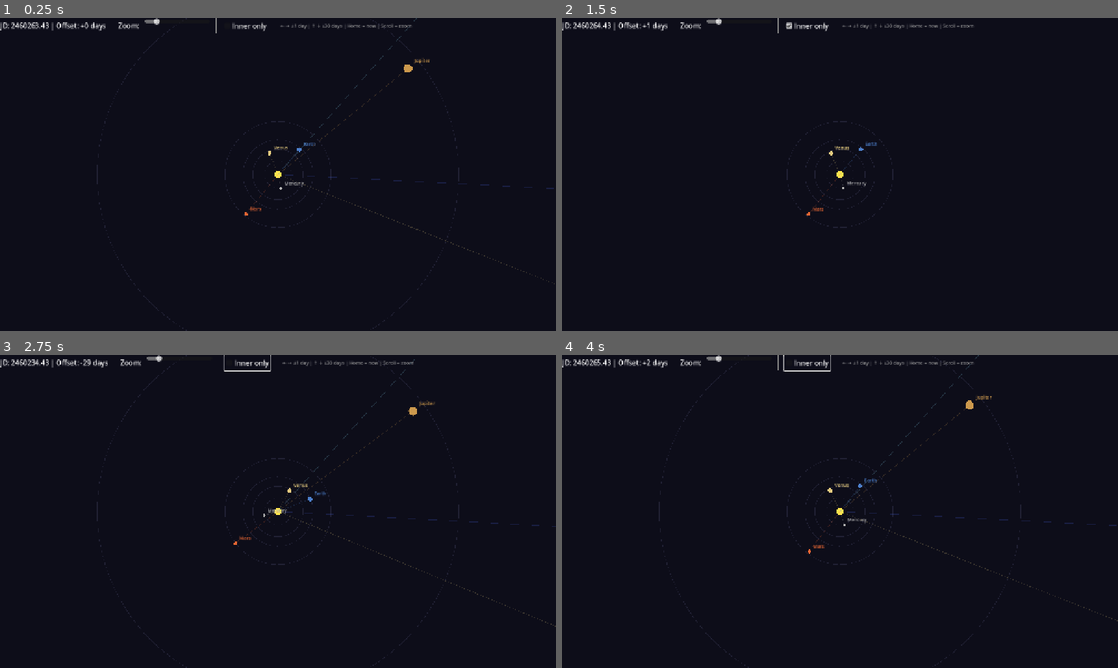
Above: before the commit, frames 1-4 (two rows, left to right).
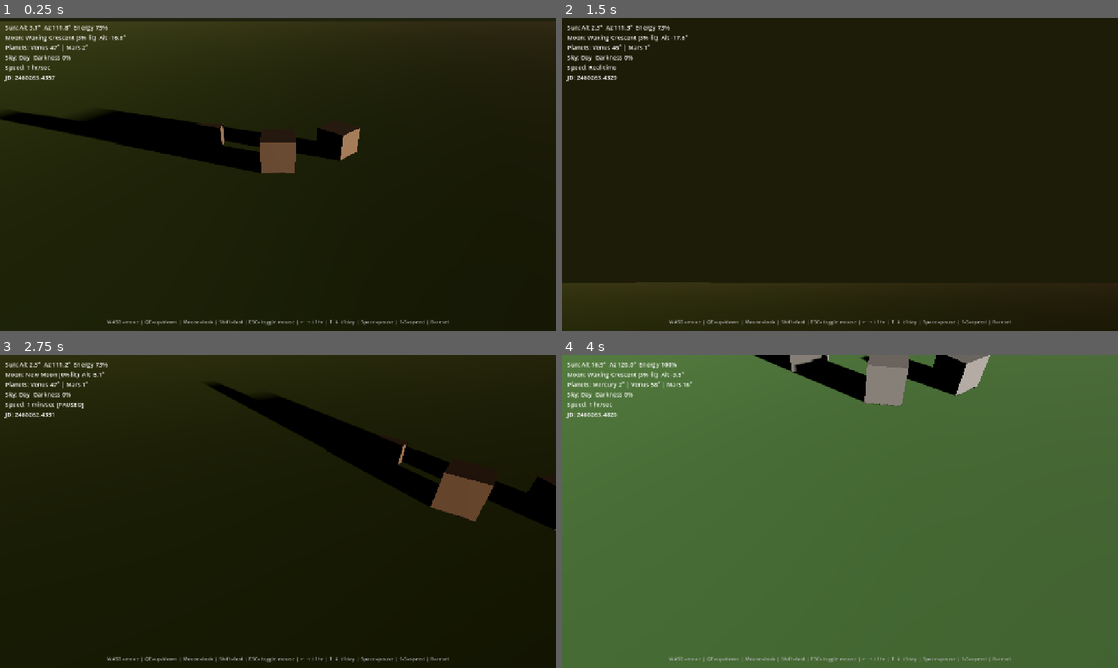
Above: after the commit, the same moments.

Repository: roboking123/godot-astronomy
Game: Godot game, scene res://demo/day_night_demo.tscn
Two runs of this game, one before a commit and one after it. Both use one fixed random seed, a clock stepped at 60 frames per second and the inputs below. Before the commit the project starts from res://demo/solar_system_view.tscn.
Inputs (mouse positions are in pixels of both pictures, inside the frame that each line leads up to):
- Up to frame 1 (0.25 s): no input
- Up to frame 2 (1.5 s): tap Enter at 0.5 s; hold Right 0.53-1.25 s; tap R at 0.6 s; click (840, 174) at 0.67 s; tap Space at 0.77, 1.07 s; tap 1 at 0.8 s; click (806, 24) at 1.25 s, where only the run before the commit has a clickable "Inner only"
- Up to frame 3 (2.75 s): tap Space at 2, 2.27, 2.57 s; move the mouse to (166, 527) at 2.02 s; hold Down from 2.03 s (still down); tap 1 at 2.1 s; click (166, 527) at 2.17 s; tap 2 at 2.3 s
- Up to frame 4 (4 s): move the mouse to (895, 442) at 2.77 s; release Down at 2.78 s; hold Right 2.78-3.53 s; tap 2 at 2.85 s; click (895, 442) at 2.92 s; tap 3 at 3.05, 3.6 s; tap Enter at 3.5 s; move the mouse to (812, 574) at 3.52 s; hold Up from 3.53 s (still down); click (812, 574) at 3.67 s; tap Space at 3.77 s; tap 4 at 3.8 s

The runs differ from the first frame. In frame 1, 30% of the frame differs, in the area x 0-100%, y 0-100%; in frame 2, 11%; in frame 3, 17%; in frame 4, 100%.

Commit message:
Feat: 3D 日夜循環 demo + 天體視覺化
- 新增 day_night_demo 場景：自由鏡頭、太陽/月亮/行星視覺化
- 天空色用瑞利散射查找表（參考 Sky3D Preetham 模型）
- 太陽/月亮用 billboard shader 圓盤，行星用光點
- 月亮亮度跟隨月相變化
- 地面 2000x2000 延伸到地平線
- 清理 test.tscn 垃圾檔案

Co-Authored-By: Claude Opus 4.6 <noreply@anthropic.com>

Diff:
--- /dev/null
+++ b/demo/day_night_demo.gd
@@ -0,0 +1,326 @@
+extends Node3D
+## 3D Day/Night demo — shows CelestialBody driving sun and moon lights in real time.
+## Controls: ← → ±1 hour, ↑ ↓ ±1 day, Space = pause, 1-5 = time scale, R = reset
+
+@onready var celestial: CelestialBody = $CelestialBody
+@onready var info_label: Label = $UI/InfoLabel
+@onready var help_label: Label = $UI/HelpLabel
+@onready var environment: WorldEnvironment = $WorldEnvironment
+@onready var camera: Camera3D = $Camera3D
+
+var _time_scales: Array[float] = [1.0, 60.0, 600.0, 3600.0, 86400.0]
+var _scale_names: Array[String] = ["Real-time", "1 min/sec", "10 min/sec", "1 hr/sec", "1 day/sec"]
+var _current_scale_idx: int = 3
+
+# 瑞利散射預計算天空色查找表（64 格，太陽高度 -18°~90°）
+var _sky_lut: PackedColorArray
+
+# 自由鏡頭
+var _mouse_captured: bool = false
+var _cam_yaw: float = 0.0
+var _cam_pitch: float = -20.0
+const CAM_SPEED: float = 10.0
+const CAM_SENSITIVITY: float = 0.15
+const CELESTIAL_DIST: float = 800.0
+
+var _sun_mesh: MeshInstance3D
+var _moon_mesh: MeshInstance3D
+var _moon_mat: ShaderMaterial
+var _planet_meshes: Dictionary = {}  # name → MeshInstance3D
+var _planet_mats: Dictionary = {}    # name → ShaderMaterial
+
+
+func _ready() -> void:
+	_sky_lut = _bake_sky_lut()
+	celestial.time_scale = _time_scales[_current_scale_idx]
+	celestial.use_system_time = true
+	help_label.text = "WASD=move | QE=up/down | Mouse=look | Shift=fast | ESC=toggle mouse | ← → ±1hr | ↑ ↓ ±1day | Space=pause | 1-5=speed | R=reset"
+
+	celestial.sunrise.connect(func() -> void: _flash_message("Sunrise"))
+	celestial.sunset.connect(func() -> void: _flash_message("Sunset"))
+
+	# 鏡頭初始朝向
+	var cam_rot: Vector3 = camera.rotation_degrees
+	_cam_yaw = cam_rot.y
+	_cam_pitch = cam_rot.x
+	Input.mouse_mode = Input.MOUSE_MODE_CAPTURED
+	_mouse_captured = true
+
+	_sun_mesh = _create_disc("res://demo/sun_disc.gdshader", 60.0)
+	var result: Array = _create_disc_with_mat("res://demo/moon_disc.gdshader", 30.0)
+	_moon_mesh = result[0] as MeshInstance3D
+	_moon_mat = result[1] as ShaderMaterial
+
+	celestial.compute_planets = true
+	var planet_colors: Dictionary = {
+		"Mercury": Color(0.8, 0.75, 0.7),
+		"Venus": Color(1.0, 0.95, 0.8),
+		"Mars": Color(1.0, 0.6, 0.4),
+		"Jupiter": Color(0.9, 0.85, 0.7),
+		"Saturn": Color(0.95, 0.9, 0.6),
+		"Uranus": Color(0.6, 0.85, 0.9),
+		"Neptune": Color(0.5, 0.6, 1.0),
+	}
+	for pname: String in planet_colors:
+		var pr: Array = _create_disc_with_mat("res://demo/star_point.gdshader", 6.0)
+		var mesh: MeshInstance3D = pr[0] as MeshInstance3D
+		var mat: ShaderMaterial = pr[1] as ShaderMaterial
+		mat.set_shader_parameter("star_color", planet_colors[pname])
+		mat.set_shader_parameter("brightness", 2.5 if pname == "Venus" else 1.5)
+		mesh.visible = false
+		_planet_meshes[pname] = mesh
+		_planet_mats[pname] = mat
+
+
+func _process(delta: float) -> void:
+	_move_camera(delta)
+	_update_celestial_meshes()
+	_update_info()
+	_update_sky_color()
+
+
+func _unhandled_input(event: InputEvent) -> void:
+	# 滑鼠視角
+	if event is InputEventMouseMotion and _mouse_captured:
+		var motion: InputEventMouseMotion = event as InputEventMouseMotion
+		_cam_yaw -= motion.relative.x * CAM_SENSITIVITY
+		_cam_pitch = clampf(_cam_pitch - motion.relative.y * CAM_SENSITIVITY, -89.0, 89.0)
+		camera.rotation_degrees = Vector3(_cam_pitch, _cam_yaw, 0.0)
+
+	if event is InputEventKey and event.pressed:
+		match (event as InputEventKey).keycode:
+			KEY_ESCAPE:
+				_mouse_captured = not _mouse_captured
+				Input.mouse_mode = Input.MOUSE_MODE_CAPTURED if _mouse_captured else Input.MOUSE_MODE_VISIBLE
+			KEY_LEFT:
+				celestial.advance_time(-1.0 / 24.0)
+			KEY_RIGHT:
+				celestial.advance_time(1.0 / 24.0)
+			KEY_DOWN:
+				celestial.advance_time(-1.0)
+			KEY_UP:
+				celestial.advance_time(1.0)
+			KEY_SPACE:
+				celestial.paused = not celestial.paused
+			KEY_R:
+				celestial._elapsed_days = 0.0
+				celestial.use_system_time = true
+			KEY_1:
+				_set_scale(0)
+			KEY_2:
+				_set_scale(1)
+			KEY_3:
+				_set_scale(2)
+			KEY_4:
+				_set_scale(3)
+			KEY_5:
+				_set_scale(4)
+
+
+func _move_camera(delta: float) -> void:
+	if not _mouse_captured:
+		return
+	var dir: Vector3 = Vector3.ZERO
+	if Input.is_key_pressed(KEY_W): dir -= camera.basis.z
+	if Input.is_key_pressed(KEY_S): dir += camera.basis.z
+	if Input.is_key_pressed(KEY_A): dir -= camera.basis.x
+	if Input.is_key_pressed(KEY_D): dir += camera.basis.x
+	if Input.is_key_pressed(KEY_E): dir += Vector3.UP
+	if Input.is_key_pressed(KEY_Q): dir += Vector3.DOWN
+	if dir.length_squared() > 0.0:
+		var speed: float = CAM_SPEED * (3.0 if Input.is_key_pressed(KEY_SHIFT) else 1.0)
+		camera.position += dir.normalized() * speed * delta
+
+
+func _create_disc(shader_path: String, size: float) -> MeshInstance3D:
+	var result: Array = _create_disc_with_mat(shader_path, size)
+	return result[0] as MeshInstance3D
+
+
+func _create_disc_with_mat(shader_path: String, size: float) -> Array:
+	var mesh_inst: MeshInstance3D = MeshInstance3D.new()
+	var quad: QuadMesh = QuadMesh.new()
+	quad.size = Vector2(size, size)
+	mesh_inst.mesh = quad
+	var mat: ShaderMaterial = ShaderMaterial.new()
+	mat.shader = load(shader_path) as Shader
+	mesh_inst.material_override = mat
+	mesh_inst.cast_shadow = GeometryInstance3D.SHADOW_CASTING_SETTING_OFF
+	add_child(mesh_inst)
+	return [mesh_inst, mat]
+
+
+func _update_celestial_meshes() -> void:
+	var s: CelestialState = celestial.state
+	var cam_pos: Vector3 = camera.global_position
+
+	_sun_mesh.global_position = cam_pos + s.sun_direction * CELESTIAL_DIST
+	_sun_mesh.visible = s.sun_altitude > -3.0
+
+	_moon_mesh.global_position = cam_pos + s.moon_direction * CELESTIAL_DIST
+	_moon_mesh.visible = s.moon_altitude > -3.0
+	_moon_mat.set_shader_parameter("illumination", s.moon_illumination)
+
+	for pname: String in _planet_meshes:
+		var mesh: MeshInstance3D = _planet_meshes[pname] as MeshInstance3D
+		if s.planet_directions.has(pname):
+			var alt: float = s.planet_altitudes[pname] as float
+			mesh.global_position = cam_pos + (s.planet_directions[pname] as Vector3) * CELESTIAL_DIST
+			mesh.visible = alt > 0.0
+		else:
+			mesh.visible = false
+
+
+func _set_scale(idx: int) -> void:
+	_current_scale_idx = idx
+	celestial.time_scale = _time_scales[idx]
+
+
+func _update_info() -> void:
+	var s: CelestialState = celestial.state
+	var jd: float = s.julian_day
+	var pause_str: String = " [PAUSED]" if celestial.paused else ""
+
+	var condition: String
+	if s.is_day: condition = "Day"
+	elif s.is_civil_twilight: condition = "Civil Twilight"
+	elif s.is_nautical_twilight: condition = "Nautical Twilight"
+	elif s.is_astronomical_twilight: condition = "Astro Twilight"
+	else: condition = "Night"
+
+	var planet_str: String = ""
+	for pname: String in s.planet_altitudes:
+		var alt: float = s.planet_altitudes[pname] as float
+		if alt > 0.0:
+			planet_str += "%s %.0f° | " % [pname, alt]
+	if planet_str.length() > 3:
+		planet_str = planet_str.left(planet_str.length() - 3)
+	else:
+		planet_str = "(none above horizon)"
+
+	info_label.text = (
+		"Sun: Alt %.1f°  Az %.1f°  Energy %.0f%%\n" % [s.sun_altitude, s.sun_azimuth, s.sun_energy * 100] +
+		"Moon: %s (%.0f%% lit)  Alt %.1f°\n" % [s.moon_phase_name, s.moon_illumination * 100, s.moon_altitude] +
+		"Planets: %s\n" % planet_str +
+		"Sky: %s  Darkness %.0f%%\n" % [condition, s.sky_darkness * 100] +
+		"Speed: %s%s\n" % [_scale_names[_current_scale_idx], pause_str] +
+		"JD: %.4f" % jd
+	)
+
+
+func _update_sky_color() -> void:
+	var s: CelestialState = celestial.state
+	var env: Environment = environment.environment
+	if env == null:
+		return
+
+	var sky_color: Color = _sample_sky_lut(s.sun_altitude)
+
+	env.background_mode = Environment.BG_COLOR
+	env.background_color = sky_color
+
+	env.ambient_light_energy = lerpf(0.02, 0.4, 1.0 - s.sky_darkness)
+	env.ambient_light_color = sky_color.lerp(Color.WHITE, 0.5)
+
+
+## 從查找表取樣天空色（線性插值）
+func _sample_sky_lut(sun_alt_deg: float) -> Color:
+	var t: float = (sun_alt_deg + 18.0) / 108.0  # -18°→0, 90°→1
+	t = clampf(t, 0.0, 1.0)
+	var idx_f: float = t * (_sky_lut.size() - 1)
+	var i0: int = int(idx_f)
+	var i1: int = mini(i0 + 1, _sky_lut.size() - 1)
+	var frac: float = idx_f - float(i0)
+	return _sky_lut[i0].lerp(_sky_lut[i1], frac)
+
+
+## 天空色查找表烘焙 — 參考 Sky3D Preetham 簡化散射
+## 掃太陽高度 -18°~90°，天頂方向瑞利散射
+func _bake_sky_lut() -> PackedColorArray:
+	const STEPS: int = 64
+	const RAYLEIGH_ZENITH: float = 8.4e3
+	const SUN_INTENSITY: float = 18.0
+	const NIGHT_COLOR: Vector3 = Vector3(0.01, 0.01, 0.04)
+	const DAY_TINT: Vector3 = Vector3(0.8, 0.85, 1.0)
+
+	# 波長 680nm, 550nm, 440nm 的瑞利散射係數
+	var beta_ray: Vector3 = _compute_beta_ray(Vector3(680.0, 550.0, 440.0))
+
+	var lut: PackedColorArray = PackedColorArray()
+	lut.resize(STEPS)
+
+	for i: int in STEPS:
+		var sun_deg: float = lerpf(-18.0, 90.0, float(i) / float(STEPS - 1))
+		# 太陽方向的 Y 值（仰角正弦）
+		var sun_y: float = sin(deg_to_rad(sun_deg))
+
+		# Sky3D 簡化光程：1 / (y * scale) * zenith_length
+		var view_y: float = 1.0  # 天頂
+		var sr: float = 1.0 / maxf(view_y + 0.03, 0.03) * RAYLEIGH_ZENITH
+
+		# 消光因子
+		var extc: Vector3 = Vector3(
+			exp(-beta_ray.x * sr),
+			exp(-beta_ray.y * sr),
+			exp(-beta_ray.z * sr)
+		)
+		var one_minus_extc: Vector3 = Vector3.ONE - extc
+
+		# 太陽光程（越低越長 → 紅光透過）
+		var sun_sr: float = 1.0 / maxf(sun_y + 0.03, 0.03) * RAYLEIGH_ZENITH
+		var sun_extc: Vector3 = Vector3(
+			exp(-beta_ray.x * sun_sr),
+			exp(-beta_ray.y * sun_sr),
+			exp(-beta_ray.z * sun_sr)
+		)
+
+		# 瑞利相函數（天頂看太陽，散射角 ≈ 90° - sun_elev）
+		var mu: float = sun_y  # cos(90° - elev) = sin(elev)
+		var phase: float = 3.0 / (8.0 * PI) * (1.0 + mu * mu)
+
+		# 散射輻射亮度
+		var scatter: Vector3 = Vector3(
+			SUN_INTENSITY * phase * beta_ray.x * one_minus_extc.x * sun_extc.x / (beta_ray.x + 1e-10),
+			SUN_INTENSITY * phase * beta_ray.y * one_minus_extc.y * sun_extc.y / (beta_ray.y + 1e-10),
+			SUN_INTENSITY * phase * beta_ray.z * one_minus_extc.z * sun_extc.z / (beta_ray.z + 1e-10)
+		)
+
+		# 日間色調
+		scatter *= DAY_TINT
+
+		# 夜間漸暗
+		var night_t: float = clampf((-deg_to_rad(sun_deg) - deg_to_rad(3.0)) / deg_to_rad(15.0), 0.0, 1.0)
+		scatter = scatter.lerp(NIGHT_COLOR, night_t)
+
+		# 曝光色調映射（Sky3D 的 photo tonemap）
+		scatter *= 3.0
+		scatter = Vector3(
+			lerpf(scatter.x, 1.0 - exp(-scatter.x), 0.7),
+			lerpf(scatter.y, 1.0 - exp(-scatter.y), 0.7),
+			lerpf(scatter.z, 1.0 - exp(-scatter.z), 0.7)
+		)
+
+		lut[i] = Color(scatter.x, scatter.y, scatter.z)
+
+	return lut
+
+
+## Sky3D ScatterLib 的瑞利散射係數計算
+func _compute_beta_ray(wavelengths_nm: Vector3) -> Vector3:
+	const _n_air: float = 1.0003  # n²= n_air² 用於下面的 n2
+	const n2: float = 1.00060009
+	const mol_N: float = 2.545e25
+	const pn_depol: float = 0.035
+	var kr: float = 8.0 * pow(PI, 3.0) * pow(n2 - 1.0, 2.0) * (6.0 + 3.0 * pn_depol)
+	var wl: Vector3 = wavelengths_nm * 1e-9
+	var wl4: Vector3 = Vector3(pow(wl.x, 4.0), pow(wl.y, 4.0), pow(wl.z, 4.0))
+	var denom: Vector3 = 3.0 * mol_N * wl4 * (6.0 - 7.0 * pn_depol)
+	return Vector3(kr / denom.x, kr / denom.y, kr / denom.z)
+
+
+var _flash_timer: float = 0.0
+var _flash_text: String = ""
+
+func _flash_message(msg: String) -> void:
+	_flash_text = msg
+	_flash_timer = 3.0
--- /dev/null
+++ b/demo/day_night_demo.tscn
@@ -0,0 +1,79 @@
+[gd_scene format=3 uid="uid://ch1u30wspdxb5"]
+
+[ext_resource type="Script" uid="uid://5ddw3xalcfxx" path="res://demo/day_night_demo.gd" id="1_demo"]
+[ext_resource type="Script" uid="uid://4w302c55n707" path="res://addons/godot_astronomy/src/celestial_body.gd" id="2_celestial"]
+
+[sub_resource type="Environment" id="Environment_1"]
+background_mode = 1
+background_color = Color(0.2, 0.45, 0.85, 1)
+ambient_light_source = 1
+ambient_light_color = Color(0.6, 0.7, 0.85, 1)
+ambient_light_energy = 0.4
+tonemap_mode = 2
+
+[sub_resource type="PlaneMesh" id="BoxMesh_floor"]
+size = Vector2(2000, 2000)
+
+[sub_resource type="StandardMaterial3D" id="Mat_floor"]
+albedo_color = Color(0.35, 0.55, 0.3, 1)
+
+[sub_resource type="BoxMesh" id="BoxMesh_cube"]
+size = Vector3(2, 2, 2)
+
+[node name="DayNightDemo" type="Node3D" unique_id=1136768584]
+script = ExtResource("1_demo")
+
+[node name="CelestialBody" type="Node3D" parent="." unique_id=1357255340]
+script = ExtResource("2_celestial")
+time_scale = 3600.0
+_status_sun = "Alt -29.4°  Az 318.9°  Energy 0%"
+_status_moon = "Waning Gibbous (85% lit)  Alt -8.2°"
+_status_sky = "Night  Darkness 100%"
+
+[node name="WorldEnvironment" type="WorldEnvironment" parent="." unique_id=583197385]
+environment = SubResource("Environment_1")
+
+[node name="Camera3D" type="Camera3D" parent="." unique_id=2082374957]
+transform = Transform3D(1, 0, 0, 0, 0.866, 0.5, 0, -0.5, 0.866, 0, 8, 15)
+fov = 60.0
+far = 2000.0
+
+[node name="Ground" type="MeshInstance3D" parent="." unique_id=1124946071]
+mesh = SubResource("BoxMesh_floor")
+surface_material_override/0 = SubResource("Mat_floor")
+
+[node name="Cube1" type="MeshInstance3D" parent="." unique_id=433829294]
+transform = Transform3D(1, 0, 0, 0, 1, 0, 0, 0, 1, 0, 1, 0)
+mesh = SubResource("BoxMesh_cube")
+
+[node name="Cube2" type="MeshInstance3D" parent="." unique_id=1091304022]
+transform = Transform3D(1, 0, 0, 0, 1, 0, 0, 0, 1, -5, 0.3285036, -3)
+mesh = SubResource("BoxMesh_cube")
+
+[node name="Cube3" type="MeshInstance3D" parent="." unique_id=1138144099]
+transform = Transform3D(0.707, 0, 0.707, 0, 1, 0, -0.707, 0, 0.707, 4, 0.75, -2)
+mesh = SubResource("BoxMesh_cube")
+
+[node name="UI" type="CanvasLayer" parent="." unique_id=1126910448]
+
+[node name="InfoLabel" type="Label" parent="UI" unique_id=1301110318]
+offset_left = 12.0
+offset_top = 12.0
+offset_right = 500.0
+offset_bottom = 150.0
+theme_override_font_sizes/font_size = 14
+
+[node name="HelpLabel" type="Label" parent="UI" unique_id=1158674751]
+anchors_preset = 7
+anchor_left = 0.5
+anchor_top = 1.0
+anchor_right = 0.5
+anchor_bottom = 1.0
+offset_left = -250.0
+offset_top = -30.0
+offset_right = 250.0
+grow_horizontal = 2
+grow_vertical = 0
+theme_override_colors/font_color = Color(0.7, 0.7, 0.7, 1)
+theme_override_font_sizes/font_size = 12
+horizontal_alignment = 1
--- /dev/null
+++ b/demo/moon_disc.gdshader
@@ -0,0 +1,28 @@
+shader_type spatial;
+render_mode unshaded, blend_add, cull_disabled, depth_draw_never;
+
+uniform vec4 disc_color : source_color = vec4(0.9, 0.92, 0.95, 1.0);
+uniform float disc_size : hint_range(0.0, 0.5) = 0.2;
+uniform float illumination : hint_range(0.0, 1.0) = 1.0;
+
+void vertex() {
+	MODELVIEW_MATRIX = VIEW_MATRIX * mat4(
+		INV_VIEW_MATRIX[0], INV_VIEW_MATRIX[1], INV_VIEW_MATRIX[2], MODEL_MATRIX[3]
+	);
+	MODELVIEW_MATRIX = MODELVIEW_MATRIX * mat4(
+		vec4(length(MODEL_MATRIX[0].xyz), 0.0, 0.0, 0.0),
+		vec4(0.0, length(MODEL_MATRIX[1].xyz), 0.0, 0.0),
+		vec4(0.0, 0.0, length(MODEL_MATRIX[2].xyz), 0.0),
+		vec4(0.0, 0.0, 0.0, 1.0)
+	);
+}
+
+void fragment() {
+	vec2 uv = UV * 2.0 - 1.0;
+	float dist = length(uv);
+	float disc = 1.0 - smoothstep(disc_size - 0.01, disc_size + 0.01, dist);
+	float glow = exp(-dist * dist * 15.0) * 0.2;
+	float total = (disc * 2.0 + glow) * illumination;
+	ALBEDO = disc_color.rgb * total;
+	ALPHA = clamp(total, 0.0, 1.0);
+}
--- /dev/null
+++ b/demo/star_point.gdshader
@@ -0,0 +1,25 @@
+shader_type spatial;
+render_mode unshaded, blend_add, cull_disabled, depth_draw_never;
+
+uniform vec4 star_color : source_color = vec4(1.0, 1.0, 0.9, 1.0);
+uniform float brightness : hint_range(0.0, 10.0) = 2.0;
+
+void vertex() {
+	MODELVIEW_MATRIX = VIEW_MATRIX * mat4(
+		INV_VIEW_MATRIX[0], INV_VIEW_MATRIX[1], INV_VIEW_MATRIX[2], MODEL_MATRIX[3]
+	);
+	MODELVIEW_MATRIX = MODELVIEW_MATRIX * mat4(
+		vec4(length(MODEL_MATRIX[0].xyz), 0.0, 0.0, 0.0),
+		vec4(0.0, length(MODEL_MATRIX[1].xyz), 0.0, 0.0),
+		vec4(0.0, 0.0, length(MODEL_MATRIX[2].xyz), 0.0),
+		vec4(0.0, 0.0, 0.0, 1.0)
+	);
+}
+
+void fragment() {
+	vec2 uv = UV * 2.0 - 1.0;
+	float dist = length(uv);
+	float point = exp(-dist * dist * 20.0) * brightness;
+	ALBEDO = star_color.rgb * point;
+	ALPHA = clamp(point, 0.0, 1.0);
+}
--- /dev/null
+++ b/demo/sun_disc.gdshader
@@ -0,0 +1,26 @@
+shader_type spatial;
+render_mode unshaded, blend_add, cull_disabled, depth_draw_never;
+
+uniform vec4 disc_color : source_color = vec4(1.0, 0.95, 0.85, 1.0);
+uniform float disc_size : hint_range(0.0, 0.5) = 0.12;
+
+void vertex() {
+	MODELVIEW_MATRIX = VIEW_MATRIX * mat4(
+		INV_VIEW_MATRIX[0], INV_VIEW_MATRIX[1], INV_VIEW_MATRIX[2], MODEL_MATRIX[3]
+	);
+	MODELVIEW_MATRIX = MODELVIEW_MATRIX * mat4(
+		vec4(length(MODEL_MATRIX[0].xyz), 0.0, 0.0, 0.0),
+		vec4(0.0, length(MODEL_MATRIX[1].xyz), 0.0, 0.0),
+		vec4(0.0, 0.0, length(MODEL_MATRIX[2].xyz), 0.0),
+		vec4(0.0, 0.0, 0.0, 1.0)
+	);
+}
+
+void fragment() {
+	vec2 uv = UV * 2.0 - 1.0;
+	float dist = length(uv);
+	float disc = 1.0 - step(disc_size, dist);
+	float glow = exp(-dist * dist * 8.0) * 0.5;
+	ALBEDO = disc_color.rgb * (disc * 6.0 + glow);
+	ALPHA = clamp(disc + glow, 0.0, 1.0);
+}
--- a/project.godot
+++ b/project.godot
@@ -16,7 +16,7 @@
 
 config/name="Godot Astronomy"
 config/description="Precise astronomical calculations for Godot 4 — sun, moon, coordinates, and more."
-run/main_scene="res://demo/solar_system_view.tscn"
+run/main_scene="res://demo/day_night_demo.tscn"
 config/features=PackedStringArray("4.6")
 
 [display]
Not shown, added: demo/day_night_demo.gd.uid
Not shown, added: demo/moon_disc.gdshader.uid
Not shown, added: demo/star_point.gdshader.uid
Not shown, added: demo/sun_disc.gdshader.uid
Not shown, added: test/test_celestial_body.gd.uid
